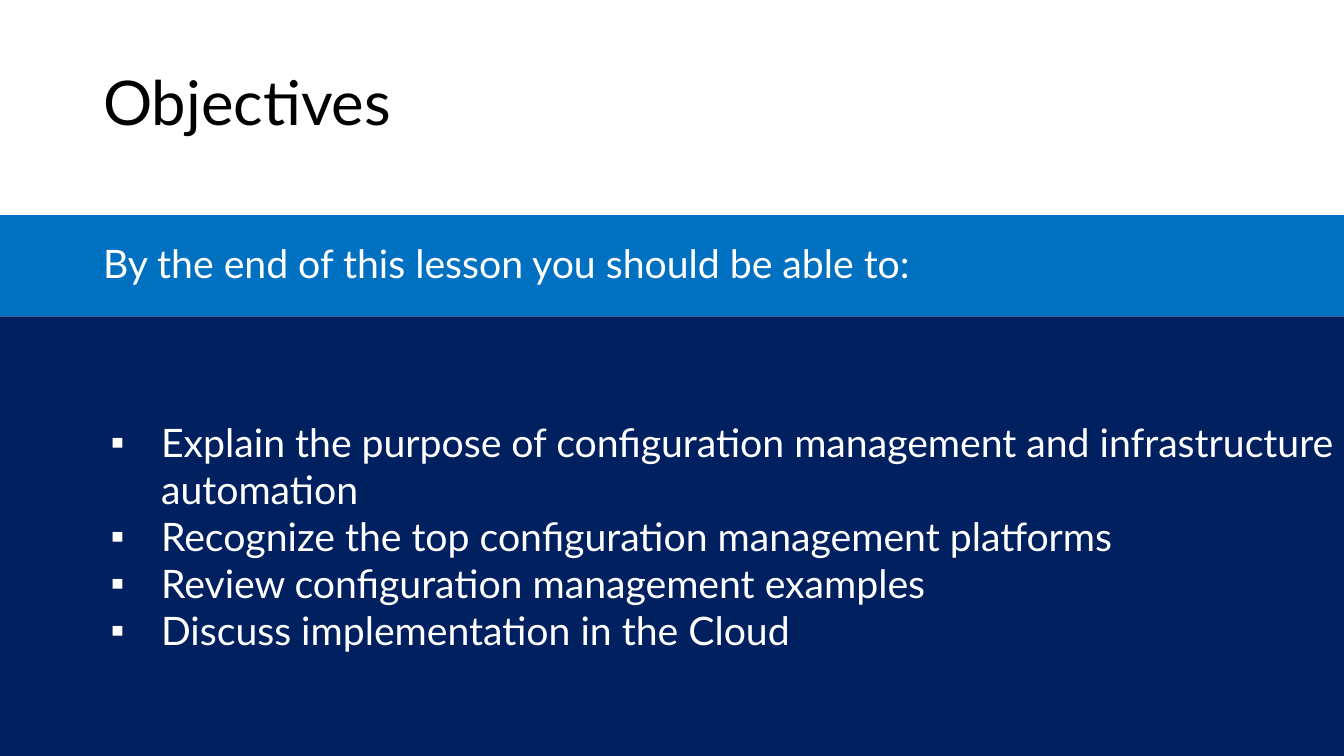
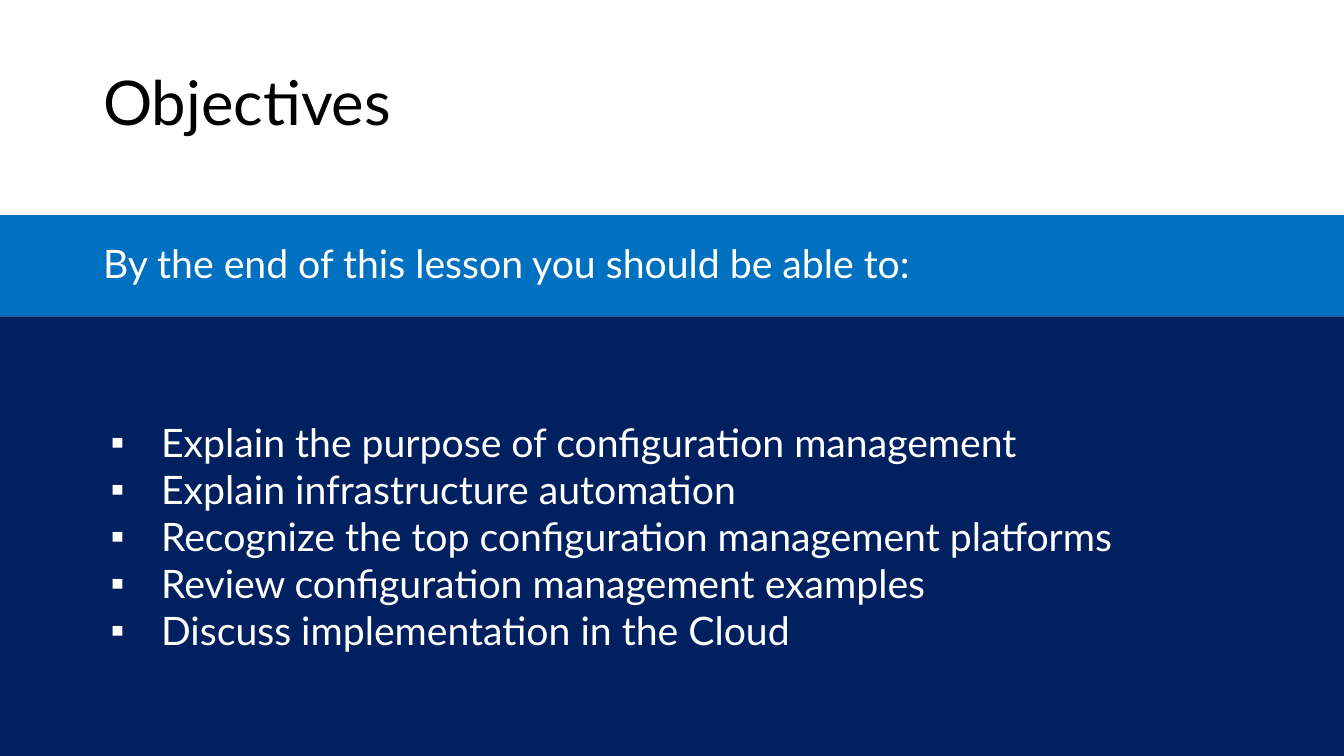
Before and after one commit to microsoft/AcademicContent, a slide deck: slide 3 of Complimentary Course Content/Module7/Lessons/Module7_Lesson2 Configuration Management.pptx. Drawn at 1344x756 pixels with LibreOffice and Linux fonts; fonts in the diff are those of the drawing. Boxes give left, top, right and bottom in pixels: in the first picture for what was removed or moved away, otherwise in the second. Text is boxed around its words. In the diff, an @@ line names an element or a change of style, - is before the commit and + after.

```diff
--- a/Complimentary Course Content/Module7/Lessons/Module7_Lesson2 Configuration Management.pptx
+++ b/Complimentary Course Content/Module7/Lessons/Module7_Lesson2 Configuration Management.pptx
@@ text in rectangle at (161, 428, 1016, 511): text changed @@
-    ▪ Explain the purpose of configuration management and infrastructure automation
+    ▪ Explain the purpose of configuration management
+    ▪ Explain infrastructure automation
```
Also in this commit, not shown: 2 other slides changed, 1 other file.
